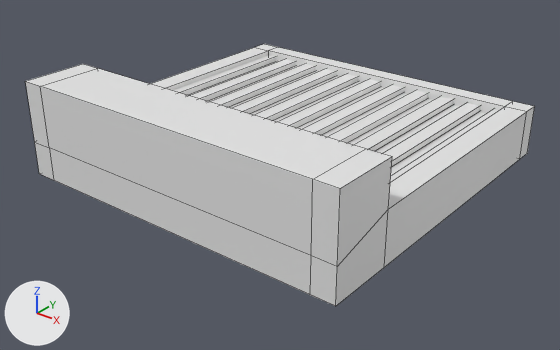
Renders of the Blender file Assets/LetsCook/models/tools/stove/stove.blend from each side of a commit.
Rendered twice from a camera (50 mm lens) standing at (31.4, -42.1, 21.4) and looking at (0.5, -3.5, -2.6). The axes (+X, +Y, +Z) are drawn at lower left. The lights are the same throughout. Mesh edges are drawn as thin lines.

The scene before the commit, as lines of its bpy script (objects in view):
```python
me_cube_001 = bpy.data.meshes.new('Cube.001')
me_cube_001.from_pydata(...)  # 132 vertices, 130 faces; spans x -0.95..0.95, y -1.0..1.0, z -1.58..0.85
me_cube_002 = bpy.data.meshes.new('Cube.002')
me_cube_002.from_pydata(...)  # 44 vertices, 42 faces; spans x -1.0..1.0, y -1.17..1.03, z -1.0..4.64
# before: 12 (1.0, -0.75, 4.64) at pixel (392, 156), 15 (-1.0, -0.75, 4.64) at pixel (83, 63), 27 (0.87, -0.75, 4.64) at pixel (365, 148), 38 (-0.87, -0.75, 4.64) at pixel (97, 68)
ob_cube = bpy.data.objects.new('Cube', me_cube_002)
ob_cube.location = (0.0, -0.86, -1.25)
ob_cube.scale = (12.7, 11.3, 1.22)
ob_cube_001 = bpy.data.objects.new('Cube.001', me_cube_001)
ob_cube_001.location = (0.0, 0.0, 0.0)
ob_cube_001.scale = (11.9, 9.58, 1.0)
```
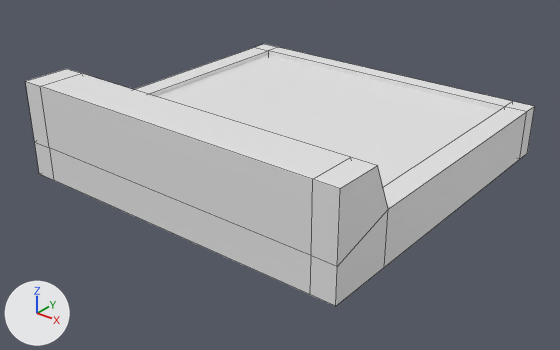
Changed parts and their boxes (x1, y1, x2, y2) in the pictures (560 x 350 px; the box of a moved part takes in the faces that stretch with it):
'Cube.002', added
    after: (156, 55, 499, 187)
'Cube.001', hidden
    before: (172, 55, 499, 182)
part 1 of me_cube_002, moved or reshaped
    before: (27, 64, 392, 266)
    after: (27, 69, 388, 266)

The change, as a diff of the scene's bpy script:
```diff
--- a/Assets/LetsCook/models/tools/stove/stove.blend.py
+++ b/Assets/LetsCook/models/tools/stove/stove.blend.py
@@ me_cube_002 @@
 me_cube_002.from_pydata(...)  # 44 vertices, 42 faces; spans x -1.0..1.0, y -1.17..1.03, z -1.0..4.64
 # used by ob_cube; location = (0.0, -0.86, -1.25); scale = (12.7, 11.3, 1.22)
+# me_cube_002 part 1
+for i in [12, 15, 27, 38]: me_cube_002.vertices[i].co += Vector((0.0, -0.12, 0.0))
@@ me_cube @@
+me_cube.from_pydata(...)  # a box spanning x -1.0..1.0, y -1.0..1.0, z -1.0..1.0
@@ ob_cube_001 @@
 ob_cube_001.scale = (11.9, 9.58, 1.0)
+ob_cube_001.hide_set(True)
@@ ob_cube_002 @@
+ob_cube_002 = bpy.data.objects.new('Cube.002', me_cube)
+ob_cube_002.location = (0.0, -0.29, -0.1)
+ob_cube_002.scale = (11.8, 9.97, 1.0)
```
